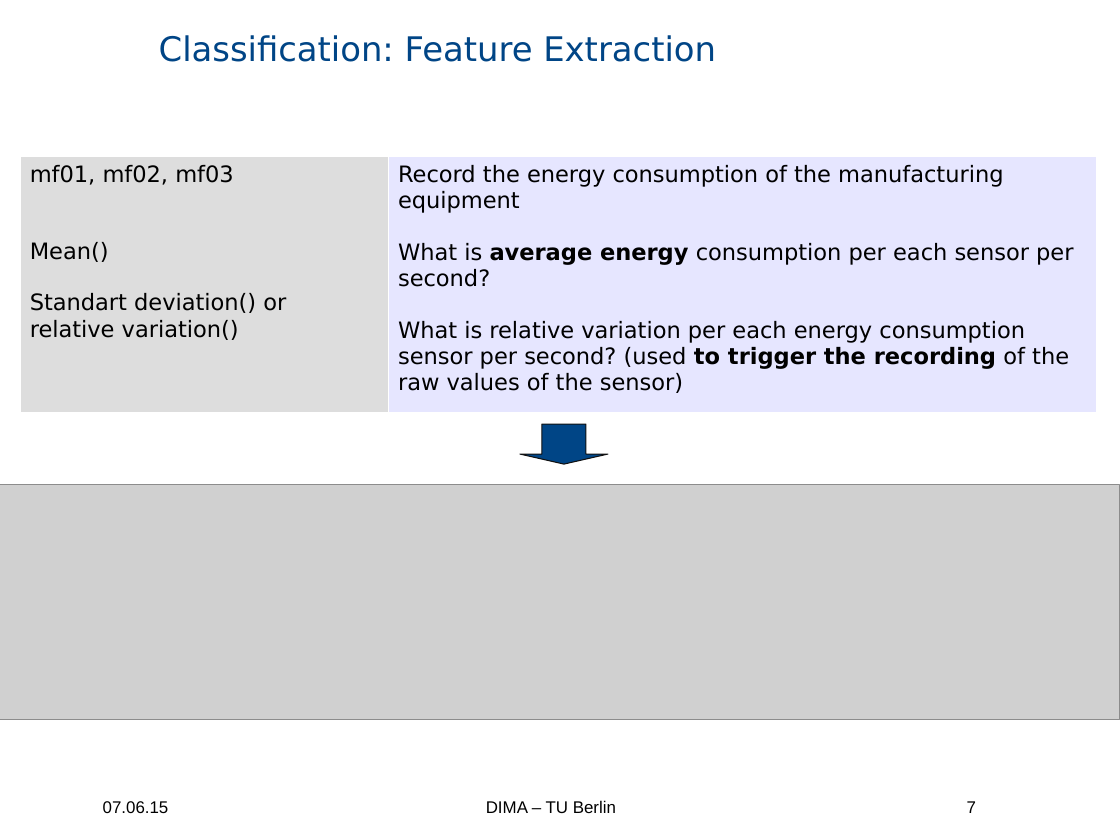
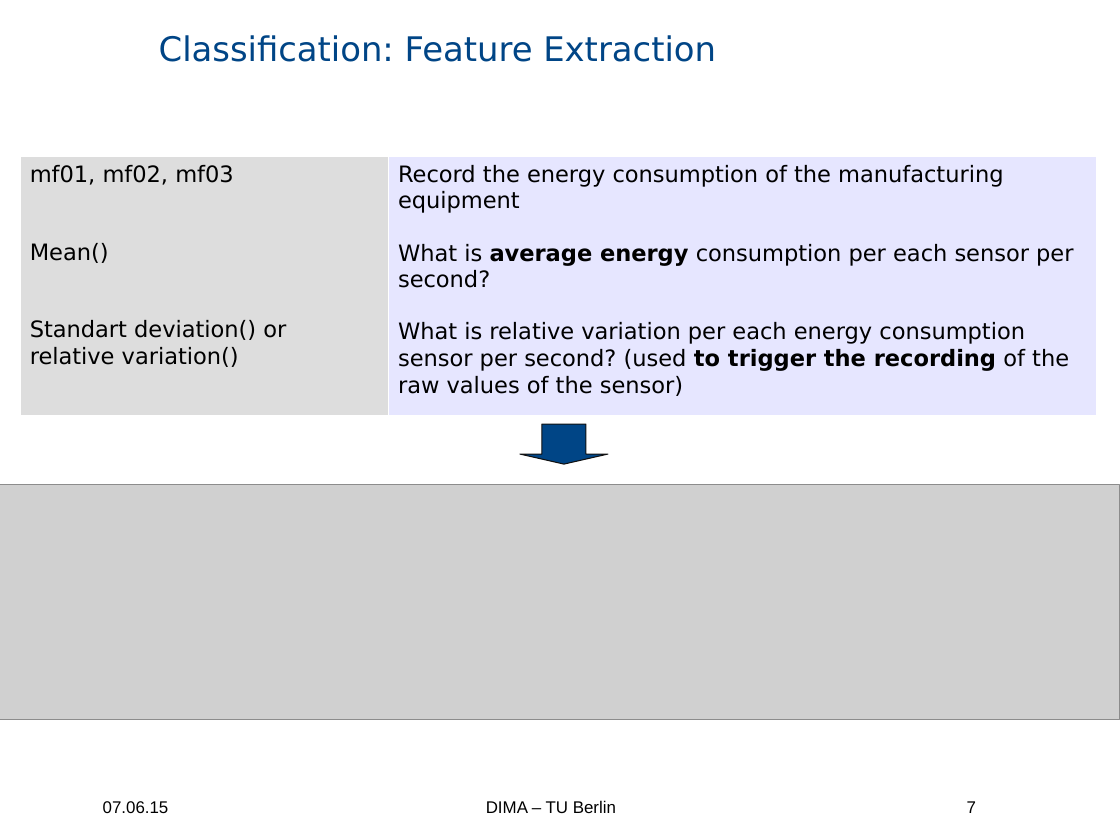
Before and after one commit to ericdoerheit/DBPRO2015, a slide deck: slide 7 of Presentations/Presentation 3.ppt. Drawn at 1120x840 pixels with LibreOffice and Linux fonts; fonts in the diff are those of the drawing; grey boxes stand for pictures; background and template pictures are left out. Boxes give left, top, right and bottom in pixels: in the first picture for what was removed or moved away, otherwise in the second. Text is boxed around its words. In the diff, an @@ line names an element or a change of style, - is before the commit and + after.

```diff
--- a/Presentations/Presentation 3.ppt
+++ b/Presentations/Presentation 3.ppt
@@ table at (19,155,1097,412) @@
@@ line spacing 1.01 to 1.02 @@
```
Also in this commit, not shown: 5 other slides changed, 3 slides added, 2 slides removed, 1 other file.
